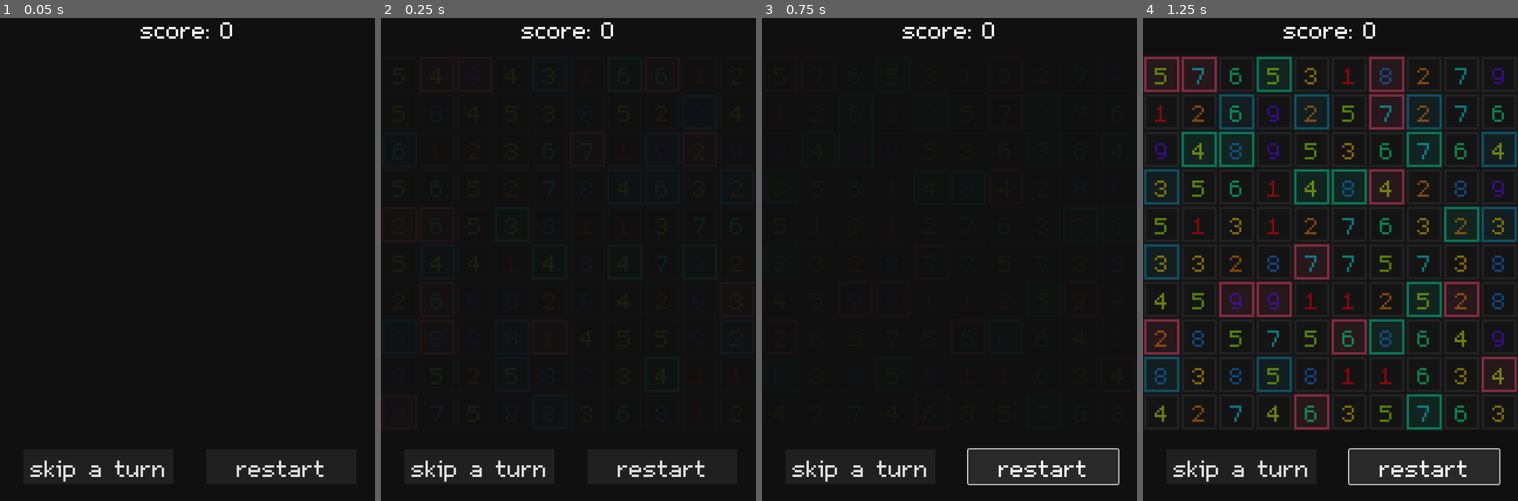
Above: before the commit, frames 1-4 (left to right).
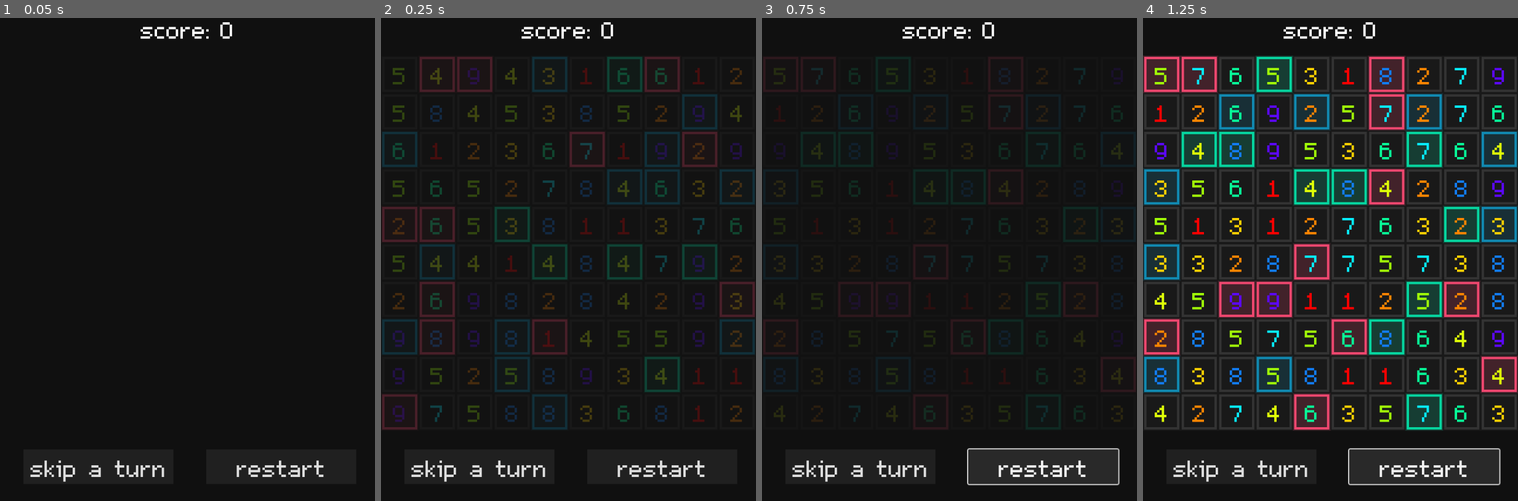
Above: after the commit, the same moments.

Repository: lorossi/Exploding-Boxes
Game: Godot game, scene res://scenes/gui/level.tscn
Two runs of this game, one before a commit and one after it. Both use one fixed random seed, a clock stepped at 60 frames per second and the inputs below.
Inputs:
- Up to frame 1 (0.05 s): no input
- Up to frame 2 (0.25 s): no input
- Up to frame 3 (0.75 s): click "restart" at 0.5 s
- Up to frame 4 (1.25 s): no input

Frame 1 is identical in both runs. In frame 2, 9.5% of the frame differs, in the area x 0-100%, y 8-86%; in frame 3, less than 0.1%; in frame 4, 24%, in the area x 0-100%, y 7-86%.
Error before the commit: Invalid call. Nonexistent function 'set_in_wait_time' in base 'Node2D (TimerInOut)'. (res://scripts/fade/fade_in_rect.gd:25)

Commit message:
more fixes

Diff:
--- a/scenes/cell/inner_cell.tscn
+++ b/scenes/cell/inner_cell.tscn
@@ -41,6 +41,7 @@
 position = Vector2(32, 32)
 emitting = false
 amount = 16
+lifetime = 0.5
 one_shot = true
 explosiveness = 1.0
 randomness = 0.5
--- a/scripts/cell/inner_cell.gd
+++ b/scripts/cell/inner_cell.gd
@@ -39,9 +39,9 @@
 
 	_damage_rect.set_rect_color(c)
 
-	_fade_in_rect.set_timer_duration(0.1)
-	_fade_out_rect.set_timer_duration(0.1)
-	_damage_rect.set_timer_duration(0.2)
+	_fade_in_rect.set_wait_time(0.5)
+	_fade_out_rect.set_wait_time(0.25)
+	_damage_rect.set_wait_time(0.5)
 
 	# colors: ff0000-ff8700-ffd300-deff0a-a1ff0a-0aff99-0aefff-147df5-580aff-be0aff
 	# heh
--- a/scripts/fade/fade_in_rect.gd
+++ b/scripts/fade/fade_in_rect.gd
@@ -17,12 +17,12 @@
 		_parent.modulate.a = 0
 
 
-func get_timer_duration() -> float:
-	return timer_in_out.get_in_time_left()
+func set_wait_time(duration: float) -> void:
+	timer_in_out.set_wait_time(duration)
 
 
-func set_timer_duration(time: float) -> void:
-	timer_in_out.set_in_wait_time(time)
+func get_wait_time() -> float:
+	return timer_in_out.get_wait_time()
 
 
 func start() -> void:
